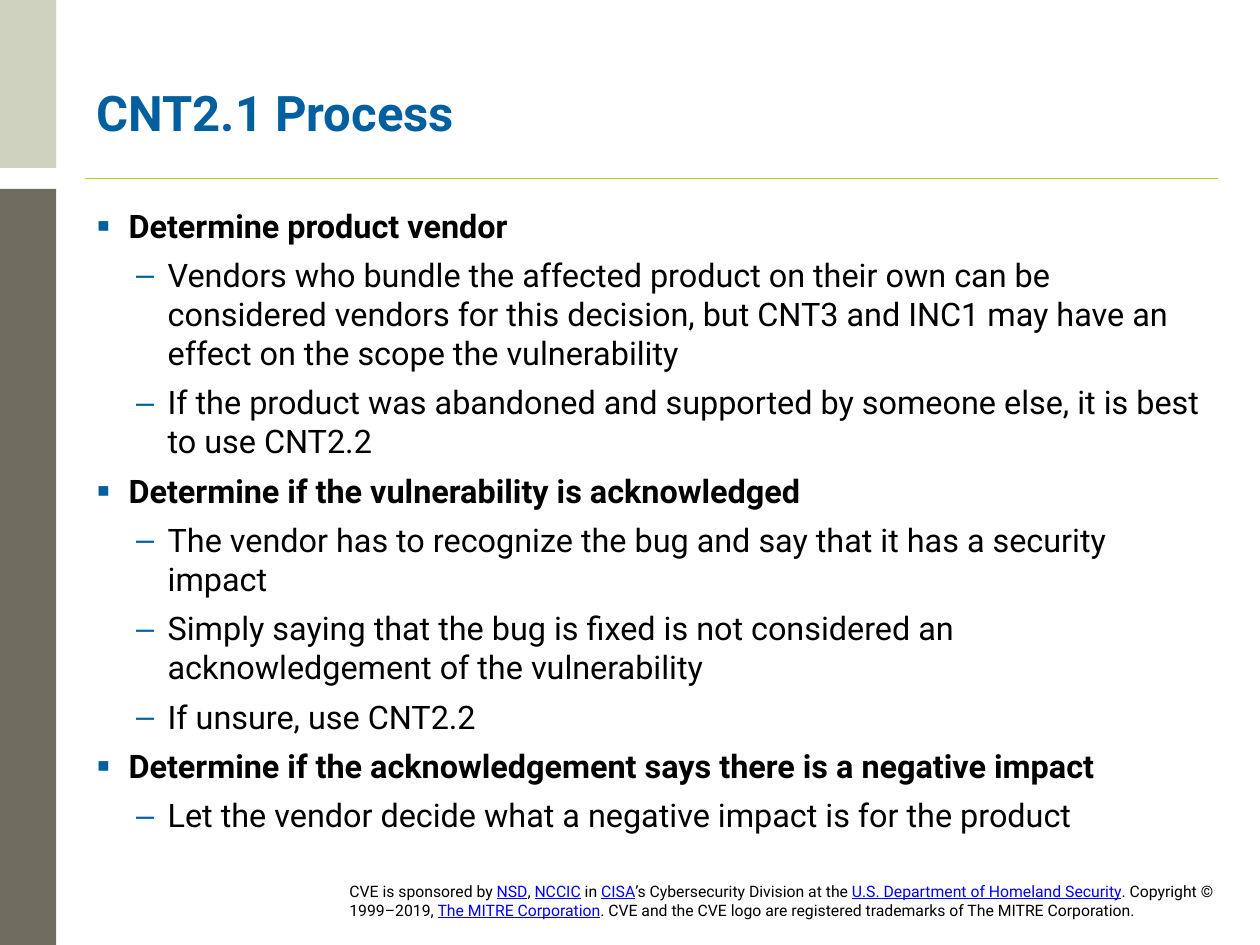
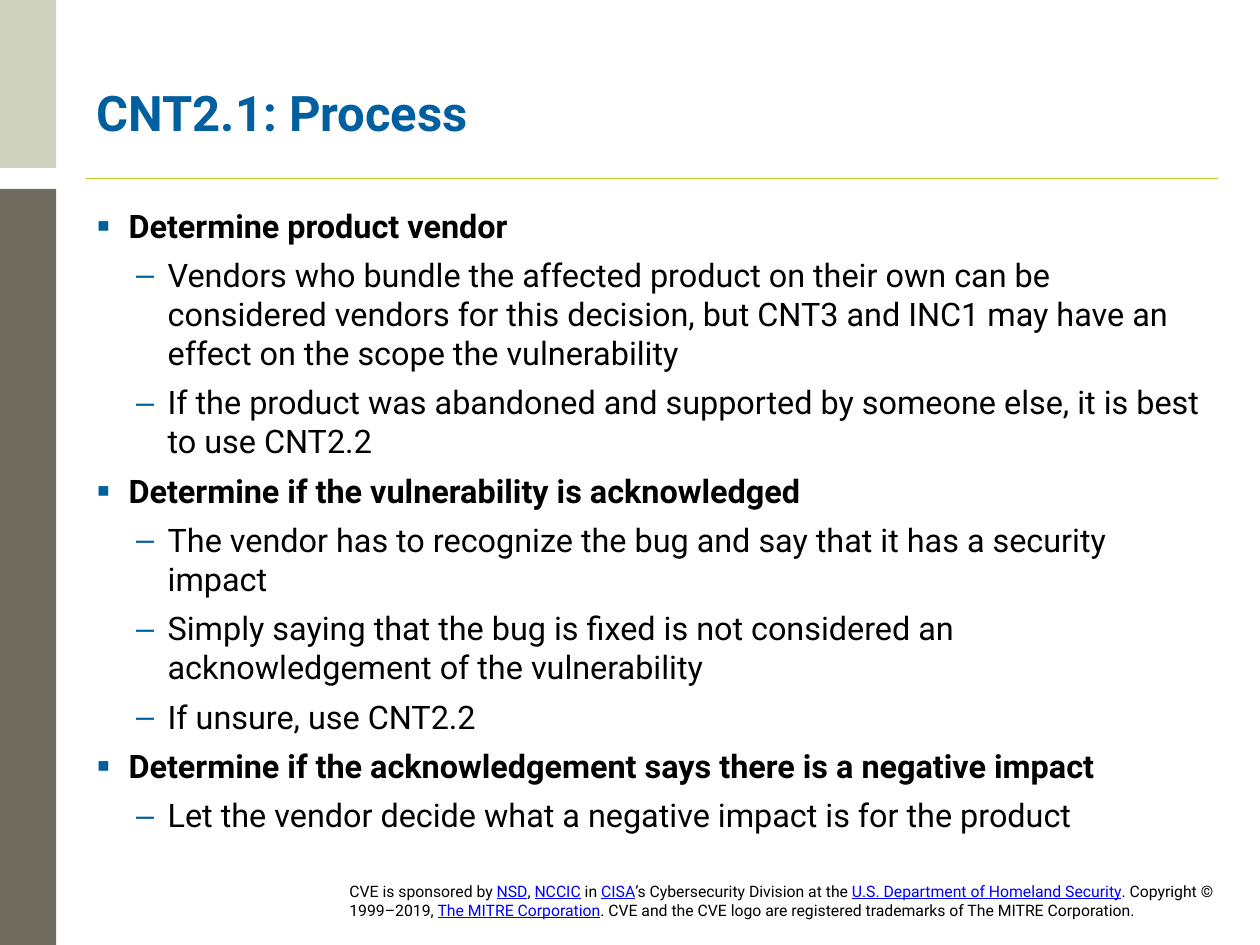
Before and after one commit to CVEProject/cveproject.github.io, a slide deck: slide 25 of docs/cna/CVE_Counting_Rules_Training.pptx. Drawn at 1260x945 pixels with LibreOffice and Linux fonts; fonts in the diff are those of the drawing; background and template pictures are left out. Boxes give left, top, right and bottom in pixels: in the first picture for what was removed or moved away, otherwise in the second. Text is boxed around its words. In the diff, an @@ line names an element or a change of style, - is before the commit and + after.

```diff
--- a/docs/cna/CVE_Counting_Rules_Training.pptx
+++ b/docs/cna/CVE_Counting_Rules_Training.pptx
@@ title at <box>97,95,468,132</box>: text changed @@
-CNT2.1 Process
+CNT2.1: Process
```
Also in this commit, not shown: 10 other slides changed.
